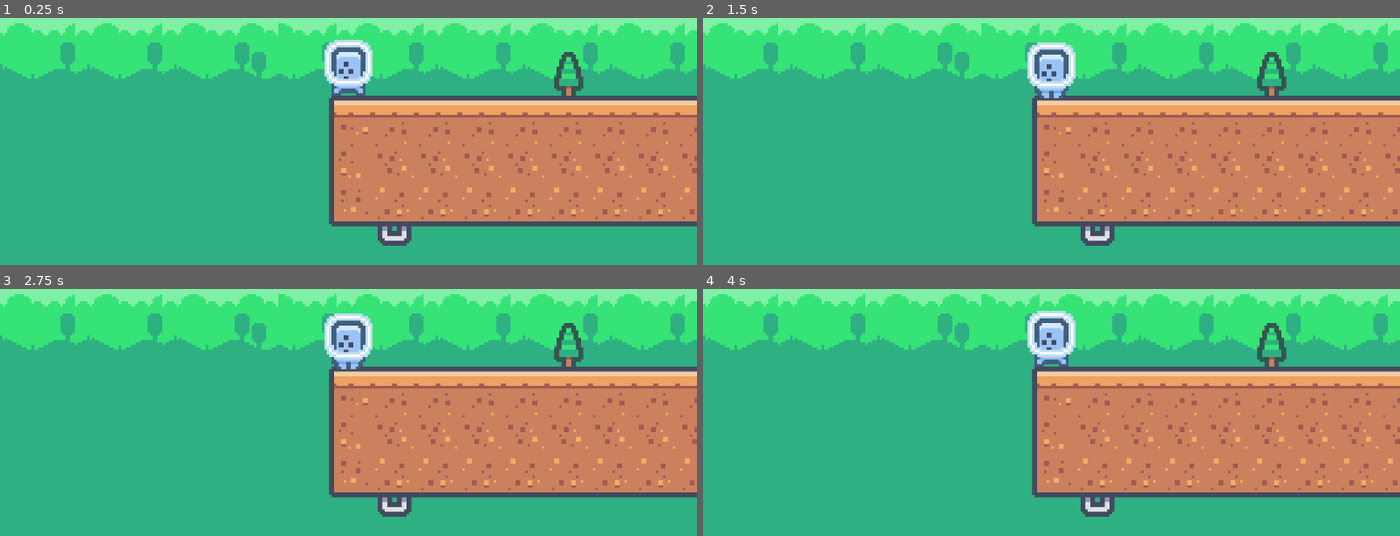
Above: before the commit, frames 1-4 (two rows, left to right).
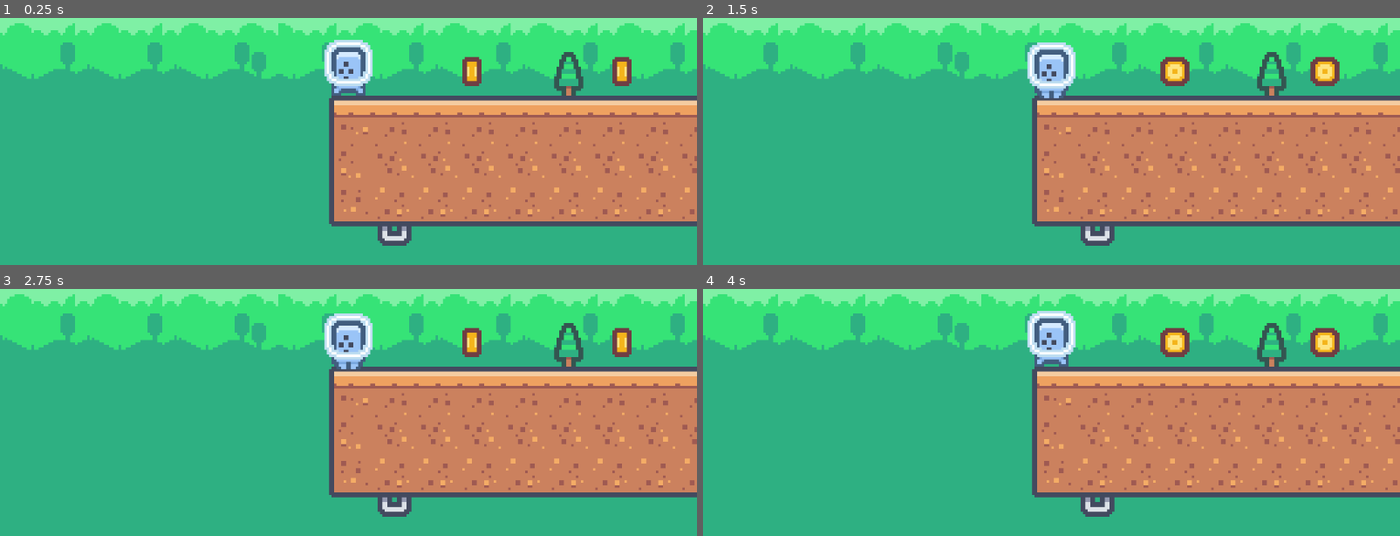
Above: after the commit, the same moments.

Repository: Huntaylor/second_game
Game: Godot game, scene res://scenes/game.tscn
Same seed, same stepped clock (60 frames per second), same inputs: the game is played once before the commit and once after it.
Inputs:
- Up to frame 1 (0.25 s): no input
- Up to frame 2 (1.5 s): hold D (Move_right) from 0.53 s (still down); tap Space (Jump) at 0.77 s; tap Enter at 1.25 s
- Up to frame 3 (2.75 s): tap Space (Jump) at 1.52 s; release D (Move_right) at 2.03 s; hold A (Move_left) from 2.03 s (still down)
- Up to frame 4 (4 s): release A (Move_left) at 2.78 s; hold D (Move_right) from 2.78 s (still down); tap Space (Jump) at 3.02, 3.77 s

The runs differ from the first frame. In frame 1, 0.6% of the frame differs, in the area x 66-91%, y 15-28%; in frame 2, 0.9%, in the area x 65-92%, y 15-28%; in frame 3, 0.6%; in frame 4, 0.9%.
Error in both runs: Invalid operands 'float' and 'Vector2' in operator '+'. (res://scripts/player.gd:24)

Commit message:
added pickup animations and pick ups on map

Diff:
--- /dev/null
+++ b/pickups/coin.tscn
@@ -0,0 +1,43 @@
+[gd_scene load_steps=6 format=3 uid="uid://du3nk1g8qqa7x"]
+
+[ext_resource type="Script" path="res://scripts/coin.gd" id="1_redk8"]
+[ext_resource type="Texture2D" uid="uid://drc7hvduh1vuy" path="res://assets/Tiles/tile_0151.png" id="2_cj4j4"]
+[ext_resource type="Texture2D" uid="uid://bb42wt0i3hks" path="res://assets/Tiles/tile_0152.png" id="3_6wcom"]
+
+[sub_resource type="SpriteFrames" id="SpriteFrames_go667"]
+animations = [{
+"frames": [{
+"duration": 1.0,
+"texture": ExtResource("2_cj4j4")
+}, {
+"duration": 1.0,
+"texture": ExtResource("3_6wcom")
+}, {
+"duration": 1.0,
+"texture": ExtResource("3_6wcom")
+}, {
+"duration": 1.0,
+"texture": ExtResource("2_cj4j4")
+}],
+"loop": true,
+"name": &"default",
+"speed": 5.0
+}]
+
+[sub_resource type="CircleShape2D" id="CircleShape2D_t6m34"]
+radius = 4.12311
+
+[node name="coin" type="Area2D"]
+texture_filter = 3
+collision_mask = 2
+script = ExtResource("1_redk8")
+
+[node name="AnimatedSprite2D" type="AnimatedSprite2D" parent="."]
+sprite_frames = SubResource("SpriteFrames_go667")
+autoplay = "default"
+frame_progress = 0.231668
+
+[node name="CollisionShape2D" type="CollisionShape2D" parent="."]
+shape = SubResource("CircleShape2D_t6m34")
+
+[connection signal="body_entered" from="." to="." method="_on_body_entered"]
--- /dev/null
+++ b/pickups/heart.tscn
@@ -0,0 +1,39 @@
+[gd_scene load_steps=6 format=3 uid="uid://chiwc15p17jcq"]
+
+[ext_resource type="Script" path="res://scripts/heart.gd" id="1_l3jlm"]
+[ext_resource type="Texture2D" uid="uid://ddji2oou6pmct" path="res://assets/Tiles/tile_0045.png" id="1_n7uho"]
+[ext_resource type="Texture2D" uid="uid://cpgwmj0vk2jcd" path="res://assets/Tiles/tile_0044.png" id="2_clyj8"]
+
+[sub_resource type="SpriteFrames" id="SpriteFrames_5sx0w"]
+animations = [{
+"frames": [{
+"duration": 1.0,
+"texture": ExtResource("1_n7uho")
+}, {
+"duration": 1.0,
+"texture": ExtResource("2_clyj8")
+}, {
+"duration": 1.0,
+"texture": ExtResource("1_n7uho")
+}],
+"loop": true,
+"name": &"default",
+"speed": 5.0
+}]
+
+[sub_resource type="CircleShape2D" id="CircleShape2D_5pkrd"]
+radius = 6.0
+
+[node name="heart" type="Area2D"]
+collision_mask = 2
+script = ExtResource("1_l3jlm")
+
+[node name="AnimatedSprite2D" type="AnimatedSprite2D" parent="."]
+sprite_frames = SubResource("SpriteFrames_5sx0w")
+autoplay = "default"
+frame_progress = 0.144697
+
+[node name="CollisionShape2D" type="CollisionShape2D" parent="."]
+shape = SubResource("CircleShape2D_5pkrd")
+
+[connection signal="body_entered" from="." to="." method="_on_body_entered"]
--- /dev/null
+++ b/pickups/speed_up.tscn
@@ -0,0 +1,63 @@
+[gd_scene load_steps=13 format=3 uid="uid://b7q5v6ddow7af"]
+
+[ext_resource type="Texture2D" uid="uid://cv1k22e7iqta7" path="res://assets/Tiles/tile_0160.png" id="1_e4jtf"]
+[ext_resource type="Texture2D" uid="uid://dni2mbv1o50kf" path="res://assets/Tiles/tile_0161.png" id="2_tbyf7"]
+[ext_resource type="Texture2D" uid="uid://cvaeisu3e6dxm" path="res://assets/Tiles/tile_0162.png" id="3_ooiqn"]
+[ext_resource type="Texture2D" uid="uid://dawmsvmp4vv18" path="res://assets/Tiles/tile_0163.png" id="4_ixhq5"]
+[ext_resource type="Texture2D" uid="uid://bfgkw8vetqroi" path="res://assets/Tiles/tile_0164.png" id="5_58t4g"]
+[ext_resource type="Texture2D" uid="uid://bosx4alkqcbs4" path="res://assets/Tiles/tile_0165.png" id="6_ud8ob"]
+[ext_resource type="Texture2D" uid="uid://dfgwx8pirwqkt" path="res://assets/Tiles/tile_0166.png" id="7_6fm1c"]
+[ext_resource type="Texture2D" uid="uid://dkpjww82f6jxw" path="res://assets/Tiles/tile_0167.png" id="8_okfci"]
+[ext_resource type="Texture2D" uid="uid://cdysw5ae5dhak" path="res://assets/Tiles/tile_0168.png" id="9_ap05y"]
+[ext_resource type="Texture2D" uid="uid://c2nu7d0leqyj3" path="res://assets/Tiles/tile_0169.png" id="10_ggdua"]
+
+[sub_resource type="SpriteFrames" id="SpriteFrames_jhsyf"]
+animations = [{
+"frames": [{
+"duration": 1.0,
+"texture": ExtResource("1_e4jtf")
+}, {
+"duration": 1.0,
+"texture": ExtResource("2_tbyf7")
+}, {
+"duration": 1.0,
+"texture": ExtResource("3_ooiqn")
+}, {
+"duration": 1.0,
+"texture": ExtResource("4_ixhq5")
+}, {
+"duration": 1.0,
+"texture": ExtResource("5_58t4g")
+}, {
+"duration": 1.0,
+"texture": ExtResource("6_ud8ob")
+}, {
+"duration": 1.0,
+"texture": ExtResource("7_6fm1c")
+}, {
+"duration": 1.0,
+"texture": ExtResource("8_okfci")
+}, {
+"duration": 1.0,
+"texture": ExtResource("9_ap05y")
+}, {
+"duration": 1.0,
+"texture": ExtResource("10_ggdua")
+}],
+"loop": true,
+"name": &"default",
+"speed": 5.0
+}]
+
+[sub_resource type="RectangleShape2D" id="RectangleShape2D_w066w"]
+size = Vector2(8, 10)
+
+[node name="speed up" type="Area2D"]
+
+[node name="AnimatedSprite2D" type="AnimatedSprite2D" parent="."]
+sprite_frames = SubResource("SpriteFrames_jhsyf")
+autoplay = "default"
+frame_progress = 0.313344
+
+[node name="CollisionShape2D" type="CollisionShape2D" parent="."]
+shape = SubResource("RectangleShape2D_w066w")
--- a/scenes/game.tscn
+++ b/scenes/game.tscn
@@ -1,11 +1,13 @@
-[gd_scene load_steps=12 format=3 uid="uid://cixkei8w34nfk"]
+[gd_scene load_steps=14 format=3 uid="uid://cixkei8w34nfk"]
 
 [ext_resource type="Texture2D" uid="uid://dowehph3prnj5" path="res://assets/Tilemap/tilemap_packed.png" id="1_wspb1"]
 [ext_resource type="Texture2D" uid="uid://cr1r8kddio52m" path="res://assets/Tilemap/tilemap-backgrounds_packed.png" id="2_udmgk"]
 [ext_resource type="PackedScene" uid="uid://ecboai1qjgr7" path="res://scenes/player.tscn" id="3_uo3k0"]
-[ext_resource type="PackedScene" uid="uid://0b1adio4l0fl" path="res://scenes/ladder.tscn" id="4_1v678"]
-[ext_resource type="PackedScene" uid="uid://c2h65ntylr8fa" path="res://scenes/falling_enemy.tscn" id="4_fv6ee"]
+[ext_resource type="PackedScene" path="res://scenes/ladder.tscn" id="4_1v678"]
+[ext_resource type="PackedScene" path="res://scenes/falling_enemy.tscn" id="4_fv6ee"]
 [ext_resource type="Script" path="res://scripts/falling_enemy.gd" id="5_th35o"]
+[ext_resource type="PackedScene" uid="uid://du3nk1g8qqa7x" path="res://pickups/coin.tscn" id="7_7gmj6"]
+[ext_resource type="PackedScene" uid="uid://chiwc15p17jcq" path="res://pickups/heart.tscn" id="8_daiym"]
 
 [sub_resource type="TileSetAtlasSource" id="TileSetAtlasSource_p67dm"]
 texture = ExtResource("1_wspb1")
@@ -1004,3 +1006,198 @@
 [node name="Node2D36" parent="Enemies" instance=ExtResource("4_fv6ee")]
 position = Vector2(4738, 574)
 script = ExtResource("5_th35o")
+
+[node name="coin" parent="." instance=ExtResource("7_7gmj6")]
+position = Vector2(95, 62)
+
+[node name="coin2" parent="." instance=ExtResource("7_7gmj6")]
+position = Vector2(157, 62)
+
+[node name="coin3" parent="." instance=ExtResource("7_7gmj6")]
+position = Vector2(252, 63)
+
+[node name="coin4" parent="." instance=ExtResource("7_7gmj6")]
+position = Vector2(340, 38)
+
+[node name="coin5" parent="." instance=ExtResource("7_7gmj6")]
+position = Vector2(402, 98)
+
+[node name="coin6" parent="." instance=ExtResource("7_7gmj6")]
+position = Vector2(473, 44)
+
+[node name="coin7" parent="." instance=ExtResource("7_7gmj6")]
+position = Vector2(659, 114)
+
+[node name="coin8" parent="." instance=ExtResource("7_7gmj6")]
+position = Vector2(658, 21)
+
+[node name="coin9" parent="." instance=ExtResource("7_7gmj6")]
+position = Vector2(657, -45)
+
+[node name="coin10" parent="." instance=ExtResource("7_7gmj6")]
+position = Vector2(807, 25)
+
+[node name="coin11" parent="." instance=ExtResource("7_7gmj6")]
+position = Vector2(941, 25)
+
+[node name="coin12" parent="." instance=ExtResource("7_7gmj6")]
+position = Vector2(1224, 24)
+
+[node name="coin13" parent="." instance=ExtResource("7_7gmj6")]
+position = Vector2(1056, -105)
+
+[node name="coin14" parent="." instance=ExtResource("7_7gmj6")]
+position = Vector2(872, -86)
+
+[node name="coin15" parent="." instance=ExtResource("7_7gmj6")]
+position = Vector2(746, -119)
+
+[node name="coin16" parent="." instance=ExtResource("7_7gmj6")]
+position = Vector2(655, -153)
+
+[node name="coin17" parent="." instance=ExtResource("7_7gmj6")]
+position = Vector2(1231, -198)
+
+[node name="coin18" parent="." instance=ExtResource("7_7gmj6")]
+position = Vector2(701, -383)
+
+[node name="coin19" parent="." instance=ExtResource("7_7gmj6")]
+position = Vector2(705, -304)
+
+[node name="coin20" parent="." instance=ExtResource("7_7gmj6")]
+position = Vector2(592, -242)
+
+[node name="coin21" parent="." instance=ExtResource("7_7gmj6")]
+position = Vector2(825, -386)
+
+[node name="coin22" parent="." instance=ExtResource("7_7gmj6")]
+position = Vector2(774, -389)
+
+[node name="coin23" parent="." instance=ExtResource("7_7gmj6")]
+position = Vector2(871, -406)
+
+[node name="coin24" parent="." instance=ExtResource("7_7gmj6")]
+position = Vector2(973, -423)
+
+[node name="heart" parent="." instance=ExtResource("8_daiym")]
+position = Vector2(1005, -428)
+
+[node name="heart2" parent="." instance=ExtResource("8_daiym")]
+position = Vector2(2421, -390)
+
+[node name="coin25" parent="." instance=ExtResource("7_7gmj6")]
+position = Vector2(1321, 25)
+
+[node name="coin26" parent="." instance=ExtResource("7_7gmj6")]
+position = Vector2(1361, 26)
+
+[node name="coin27" parent="." instance=ExtResource("7_7gmj6")]
+position = Vector2(1414, 25)
+
+[node name="coin28" parent="." instance=ExtResource("7_7gmj6")]
+position = Vector2(1528, 25)
+
+[node name="coin29" parent="." instance=ExtResource("7_7gmj6")]
+position = Vector2(1576, -7)
+
+[node name="coin30" parent="." instance=ExtResource("7_7gmj6")]
+position = Vector2(1386, -11)
+
+[node name="coin31" parent="." instance=ExtResource("7_7gmj6")]
+position = Vector2(1613, 27)
+
+[node name="coin32" parent="." instance=ExtResource("7_7gmj6")]
+position = Vector2(1670, 25)
+
+[node name="coin33" parent="." instance=ExtResource("7_7gmj6")]
+position = Vector2(1774, -5)
+
+[node name="coin34" parent="." instance=ExtResource("7_7gmj6")]
+position = Vector2(1843, -75)
+
+[node name="coin35" parent="." instance=ExtResource("7_7gmj6")]
+position = Vector2(2223, -198)
+
+[node name="coin36" parent="." instance=ExtResource("7_7gmj6")]
+position = Vector2(2241, 23)
+
+[node name="coin37" parent="." instance=ExtResource("7_7gmj6")]
+position = Vector2(2308, 21)
+
+[node name="coin38" parent="." instance=ExtResource("7_7gmj6")]
+position = Vector2(2393, 21)
+
+[node name="coin39" parent="." instance=ExtResource("7_7gmj6")]
+position = Vector2(2541, -49)
+
+[node name="coin40" parent="." instance=ExtResource("7_7gmj6")]
+position = Vector2(2420, -201)
+
+[node name="coin41" parent="." instance=ExtResource("7_7gmj6")]
+position = Vector2(2603, -320)
+
+[node name="coin42" parent="." instance=ExtResource("7_7gmj6")]
+position = Vector2(2586, -223)
+
+[node name="coin43" parent="." instance=ExtResource("7_7gmj6")]
+position = Vector2(2857, -186)
+
+[node name="coin44" parent="." instance=ExtResource("7_7gmj6")]
+position = Vector2(2637, 22)
+
+[node name="coin45" parent="." instance=ExtResource("7_7gmj6")]
+position = Vector2(2678, 22)
+
+[node name="coin46" parent="." instance=ExtResource("7_7gmj6")]
+position = Vector2(2727, 21)
+
+[node name="coin47" parent="." instance=ExtResource("7_7gmj6")]
+position = Vector2(3196, 73)
+
+[node name="coin48" parent="." instance=ExtResource("7_7gmj6")]
+position = Vector2(3155, 278)
+
+[node name="coin49" parent="." instance=ExtResource("7_7gmj6")]
+position = Vector2(3374, 260)
+
+[node name="coin51" parent="." instance=ExtResource("7_7gmj6")]
+position = Vector2(3625, 274)
+
+[node name="coin50" parent="." instance=ExtResource("7_7gmj6")]
+position = Vector2(3820, 465)
+
+[node name="coin52" parent="." instance=ExtResource("7_7gmj6")]
+position = Vector2(4187, 585)
+
+[node name="coin53" parent="." instance=ExtResource("7_7gmj6")]
+position = Vector2(4187, 566)
+
+[node name="coin54" parent="." instance=ExtResource("7_7gmj6")]
+position = Vector2(4187, 548)
+
+[node name="coin55" parent="." instance=ExtResource("7_7gmj6")]
+position = Vector2(4172, 548)
+
+[node name="coin56" parent="." instance=ExtResource("7_7gmj6")]
+position = Vector2(4172, 565)
+
+[node name="coin57" parent="." instance=ExtResource("7_7gmj6")]
+position = Vector2(4172, 584)
+
+[node name="coin58" parent="." instance=ExtResource("7_7gmj6")]
+position = Vector2(4156, 584)
+
+[node name="coin59" parent="." instance=ExtResource("7_7gmj6")]
+position = Vector2(4156, 565)
+
+[node name="coin60" parent="." instance=ExtResource("7_7gmj6")]
+position = Vector2(4157, 548)
+
+[node name="heart3" parent="." instance=ExtResource("8_daiym")]
+position = Vector2(756, 199)
+
+[node name="heart4" parent="." instance=ExtResource("8_daiym")]
+position = Vector2(1251, 236)
+
+[node name="heart5" parent="." instance=ExtResource("8_daiym")]
+position = Vector2(3428, 627)
--- /dev/null
+++ b/scripts/coin.gd
@@ -0,0 +1,9 @@
+extends Area2D
+
+
+
+
+func _on_body_entered(body):
+	print("+1 coin!")
+
+	queue_free()
--- /dev/null
+++ b/scripts/heart.gd
@@ -0,0 +1,10 @@
+extends Area2D
+
+
+
+
+
+func _on_body_entered(body):
+	print("Health restored!")
+
+	queue_free()
